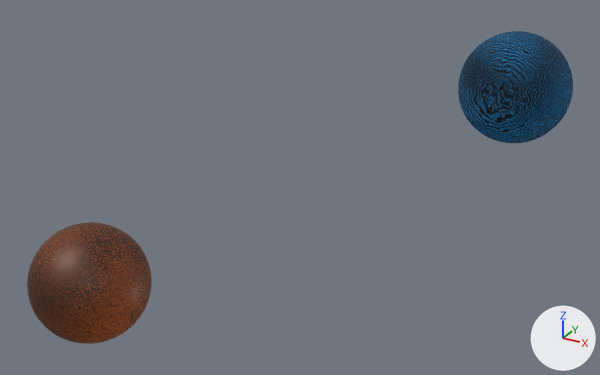
Before and after pictures for a commit that changed the Blender file models/stars_v02.blend.
Both versions are drawn from a camera (50 mm lens) standing at (3.57, -14.49, 4.98) and looking at (-2.79, -2.92, -0.81). Arrows for +X, +Y and +Z are at lower right; the lights stay in place.
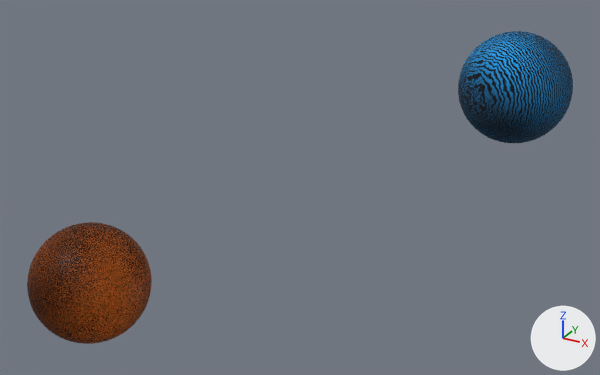
Location of each change, [x1, y1, x2, y2] in pixels of the pictures (600 x 375 px):
'Sphere', surface changed, turned
    both: [27, 222, 152, 344]
'Sphere.001', turned
    both: [458, 31, 573, 143]

Edits to the bpy script that builds the scene:
```text
Change mat_material:
    where n3 = _N.new('ShaderNodeBsdfPrincipled'); n3.name = 'Principled BSDF'
    add n3.inputs[13].default_value = 0.105  # 'Specular IOR Level'
Change ob_sphere_001:
    ob_sphere_001.rotation_euler: (3.005, -3.55, 2.877) -> (3.005, -0.535, 2.877)  # degrees (172, -203, 165) -> degrees (172, -31, 165)
Change ob_sphere:
    ob_sphere.rotation_euler: (0.0, 0.0, 0.0) -> (0.0, -0.535, 0.0)  # degrees (0, 0, 0) -> degrees (0, -31, 0)
```
